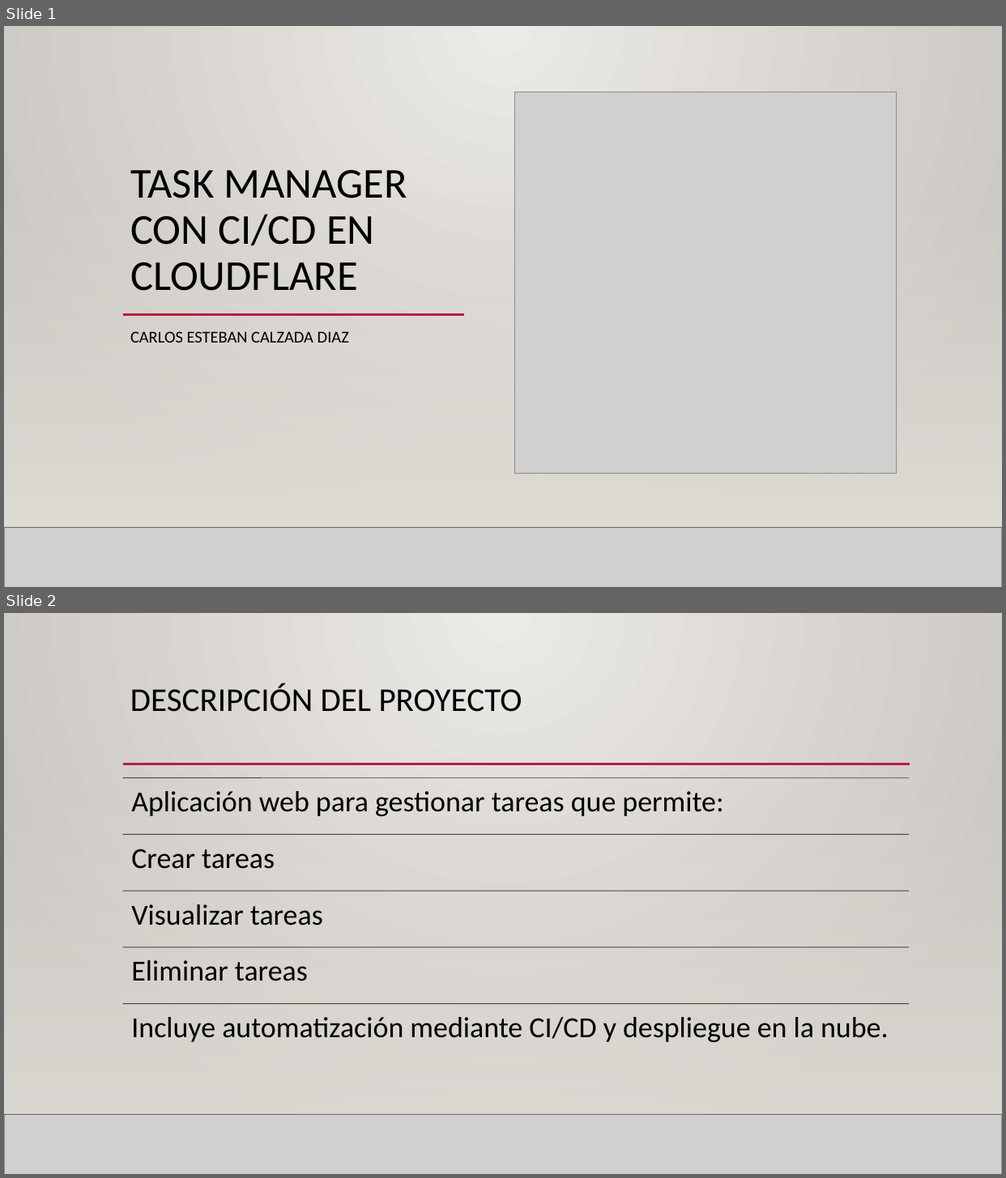
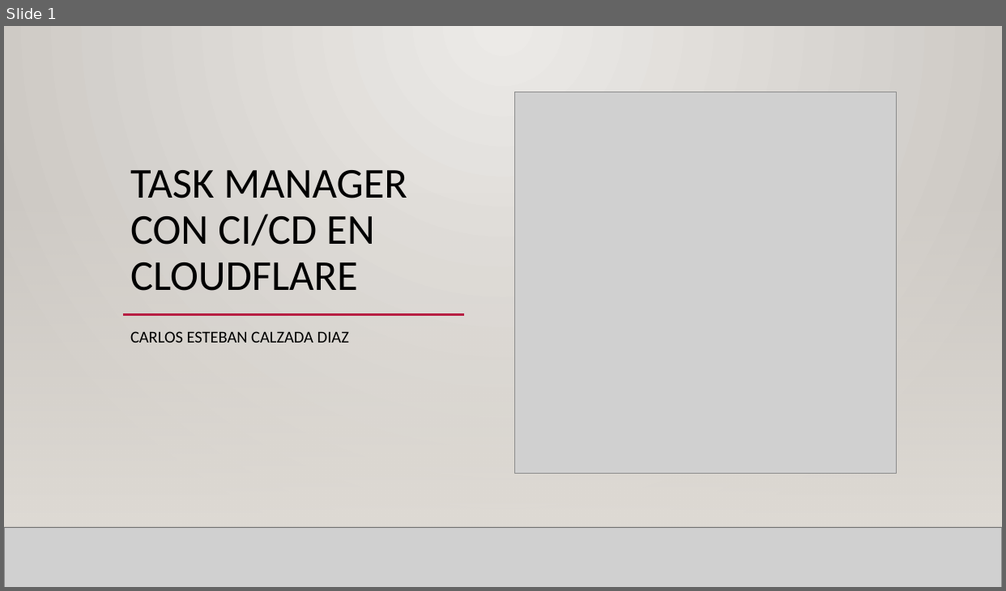
Before and after one commit to ccalzada081/task-manager-cloudflare, a slide deck: Presentacion final.pptx. Shown one above the other, each under a label of ours: slides 1 and 2 before the commit, slide 1 after it. The pictures are 1006x1178 and 1006x591 pixels, drawn with LibreOffice and Linux fonts; fonts in the diff are those of the drawing; grey boxes stand for pictures; background and template pictures are left out. Boxes give left, top, right and bottom in pixels: in the first picture for what was removed or moved away, otherwise in the second. Text is boxed around its words. In the diff, an @@ line names an element or a change of style, - is before the commit and + after.

```diff
--- a/Presentacion final.pptx
+++ b/Presentacion final.pptx
@@ slide 2 removed at [4, 613, 1002, 1174], background picture (left out); not listed: 2 template elements that a slide beside it also shows @@
@@ rectangle removed at [4, 613, 1002, 1174] @@
@@ title removed at [130, 683, 522, 712] @@
-DESCRIPCIÓN DEL PROYECTO
@@ rectangle removed at [4, 778, 1002, 1114] @@
@@ line removed from (123, 764) to (910, 764) @@
@@ group removed at [123, 777, 909, 1042]: 5 lines, 5 texts @@
-Aplicación web para gestionar tareas que permite:
-Crear tareas
-Visualizar tareas
-Eliminar tareas
-Incluye automatización mediante CI/CD y despliegue en la nube.
@@ picture removed at [4, 1114, 1002, 1174] @@
@@ line removed from (4, 1114) to (1002, 1114) @@
```
Also in this commit, not shown: 13 slides added, 12 other slides removed, 1 other file.
